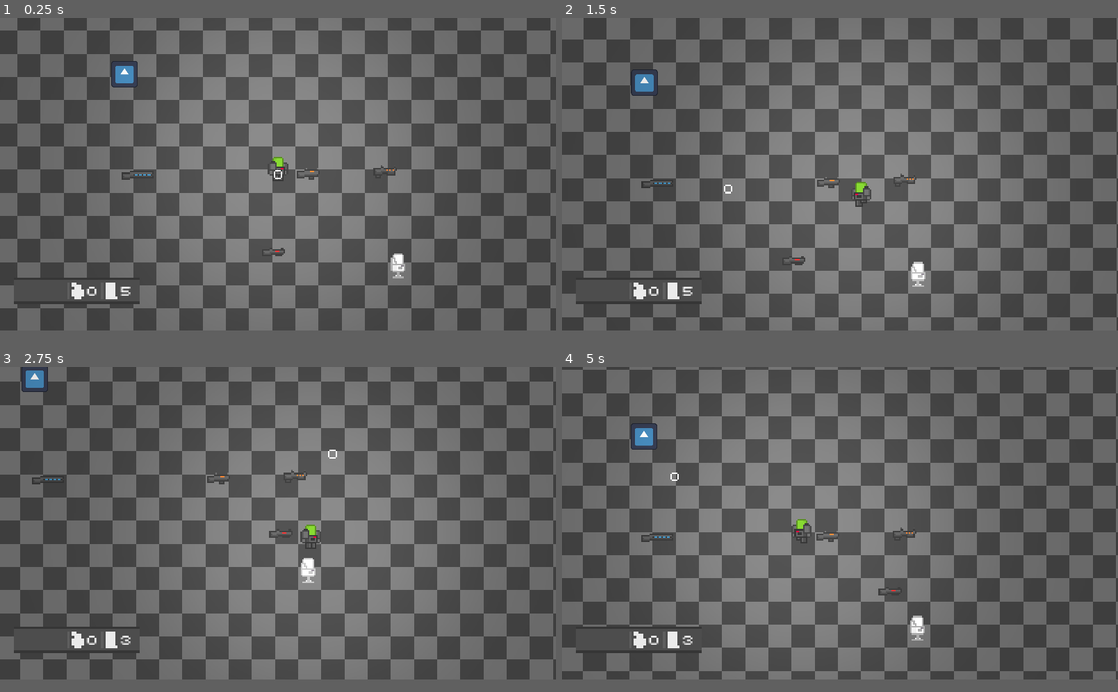
Above: before the commit, frames 1-4 (two rows, left to right).
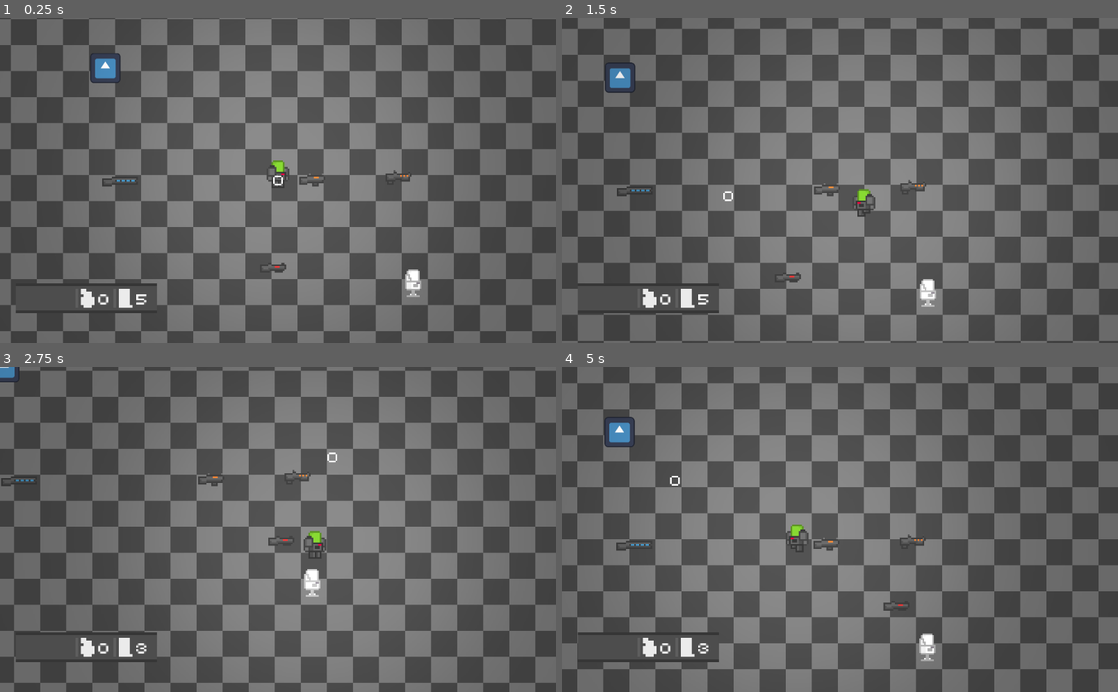
Above: after the commit, the same moments.

Repository: FlexTechDev/TheTitanProject
Game: Godot game, scene res://scenes/testing/playground.tscn
The game is run twice, just before and just after one commit, with the same random seed, the same clock (stepped at 60 frames per second) and the same inputs. The engine's default icon, where the game draws it, is replaced by a stand-in: a white triangle on a blue panel in a dark square.
Inputs (mouse positions are in pixels of both pictures, inside the frame that each line leads up to):
- Up to frame 1 (0.25 s): no input
- Up to frame 2 (1.5 s): tap Enter at 0.5 s; move the mouse to (962, 157) at 0.52 s; hold D (right) 0.53-1.28 s; hold Q (drop) 0.53-1.28 s; click (962, 157) at 0.67 s; tap Space (jump) at 0.77 s; move the mouse to (728, 190) at 1.27 s; hold S (down) from 1.28 s (still down); tap Q (drop) at 1.35 s
- Up to frame 3 (2.75 s): tap Space (jump) at 1.52 s; move the mouse to (333, 454) at 2.02 s; release S (down) at 2.03 s; hold D (right) from 2.03 s (still down); hold E (interact) from 2.03 s (still down); tap Q (drop) at 2.3 s
- Up to frame 4 (5 s): move the mouse to (812, 584) at 2.77 s; release D (right) at 2.78 s; release E (interact) at 2.78 s; hold W (up) 2.78-3.53 s; click (812, 584) at 2.85 s; tap Space (jump) at 3.02, 3.77, 4.52 s; tap Q (drop) at 3.05, 4.35 s; move the mouse to (1006, 568) at 3.52 s; hold Q (drop) 3.53-4.28 s; hold A (left) from 3.53 s (still down); move the mouse to (673, 477) at 4.27 s
In our replay, the window is 800x450 before the commit and 800x468 after it. These sizes can differ from the game's own. Grey fills any space a smaller window leaves; there, only what the larger window draws over its background counts as a difference.

The runs differ from the first frame. In frame 1, 52% of the frame differs, in the area x 0-100%, y 0-100%; in frame 2, 52%; in frame 3, 52%; in frame 4, 53%.

Commit message:
ship_exists

Diff:
--- a/project.godot
+++ b/project.godot
@@ -17,7 +17,9 @@
 
 [display]
 
-window/stretch/mode="canvas_items"
+window/size/viewport_width=1024
+window/size/viewport_height=600
+window/stretch/mode="viewport"
 window/stretch/aspect="expand"
 
 [editor_plugins]
--- a/scenes/player/player.tscn
+++ b/scenes/player/player.tscn
@@ -60,7 +60,7 @@
 [sub_resource type="CircleShape2D" id="CircleShape2D_xkkfm"]
 radius = 40.0
 
-[node name="Node2D" type="Node2D" node_paths=PackedStringArray("titan_controller", "titan_camera", "titan_aim_manager", "titan_animator", "titan_inventory_manager", "titan_input_controller", "titan_visual_manager")]
+[node name="Titan" type="Node2D" node_paths=PackedStringArray("titan_controller", "titan_camera", "titan_aim_manager", "titan_animator", "titan_inventory_manager", "titan_input_controller", "titan_visual_manager")]
 script = ExtResource("1_6piqb")
 titan_controller = NodePath("TitanController")
 titan_camera = NodePath("TitanCamera")
--- /dev/null
+++ b/scenes/ship/drop_pod_front_facing.tscn
@@ -0,0 +1,19 @@
+[gd_scene load_steps=4 format=3 uid="uid://dwg3qta0oyn5e"]
+
+[ext_resource type="Script" path="res://scripts/ship/drop_pod_enter.gd" id="1_7mxbi"]
+[ext_resource type="Texture2D" uid="uid://cuxo6a4gdjmtx" path="res://assets/levels/drop_pods_enter.png" id="2_sy5r0"]
+
+[sub_resource type="RectangleShape2D" id="RectangleShape2D_f7tgb"]
+size = Vector2(32, 30)
+
+[node name="drop_pod_front_facing" type="StaticBody2D"]
+z_index = -4
+script = ExtResource("1_7mxbi")
+
+[node name="Sprite2D" type="Sprite2D" parent="."]
+texture_filter = 1
+texture = ExtResource("2_sy5r0")
+
+[node name="CollisionShape2D" type="CollisionShape2D" parent="."]
+position = Vector2(0, -1)
+shape = SubResource("RectangleShape2D_f7tgb")
--- /dev/null
+++ b/scenes/ship/drop_pod_rear_facing.tscn
@@ -0,0 +1,19 @@
+[gd_scene load_steps=4 format=3 uid="uid://bgg0qqudvvts4"]
+
+[ext_resource type="Script" path="res://scripts/ship/drop_pod_enter.gd" id="1_t1pp7"]
+[ext_resource type="Texture2D" uid="uid://bo1svbton07mv" path="res://assets/levels/drop_pods_enter_back.png" id="2_5idpn"]
+
+[sub_resource type="RectangleShape2D" id="RectangleShape2D_f7tgb"]
+size = Vector2(32, 16.5)
+
+[node name="drop_pod_rear_facing" type="StaticBody2D"]
+z_index = 4
+script = ExtResource("1_t1pp7")
+
+[node name="Sprite2D" type="Sprite2D" parent="."]
+texture_filter = 1
+texture = ExtResource("2_5idpn")
+
+[node name="CollisionShape2D" type="CollisionShape2D" parent="."]
+position = Vector2(0, 24)
+shape = SubResource("RectangleShape2D_f7tgb")
--- /dev/null
+++ b/scenes/ship/lobby_ship.tscn
@@ -0,0 +1,118 @@
+[gd_scene load_steps=11 format=3 uid="uid://dyd4m0hr0h1as"]
+
+[ext_resource type="Texture2D" uid="uid://fu7y2m7sk31g" path="res://assets/levels/menu_ship.png" id="1_mxhdc"]
+[ext_resource type="PackedScene" uid="uid://dwg3qta0oyn5e" path="res://scenes/ship/drop_pod_front_facing.tscn" id="2_r85k5"]
+[ext_resource type="PackedScene" uid="uid://bgg0qqudvvts4" path="res://scenes/ship/drop_pod_rear_facing.tscn" id="3_ajtqf"]
+[ext_resource type="PackedScene" uid="uid://ccf4pxcrfwi4q" path="res://scenes/player/player.tscn" id="4_tqojt"]
+
+[sub_resource type="SegmentShape2D" id="SegmentShape2D_y3fjr"]
+b = Vector2(0, 112)
+
+[sub_resource type="SegmentShape2D" id="SegmentShape2D_wxtt3"]
+b = Vector2(0, 61)
+
+[sub_resource type="SegmentShape2D" id="SegmentShape2D_441uf"]
+b = Vector2(0, 37)
+
+[sub_resource type="SegmentShape2D" id="SegmentShape2D_07oye"]
+b = Vector2(0, 32.5269)
+
+[sub_resource type="SegmentShape2D" id="SegmentShape2D_sdhqw"]
+a = Vector2(1.52588e-05, 0)
+b = Vector2(1.52588e-05, 87)
+
+[sub_resource type="SegmentShape2D" id="SegmentShape2D_fesqb"]
+b = Vector2(-7.62939e-06, 178)
+
+[node name="lobby_ship" type="Node2D"]
+
+[node name="MenuShip" type="Sprite2D" parent="."]
+z_index = -5
+texture_filter = 1
+position = Vector2(103, -8)
+texture = ExtResource("1_mxhdc")
+
+[node name="Environment" type="Node" parent="."]
+
+[node name="CanvasModulate" type="CanvasModulate" parent="Environment"]
+color = Color(0.152941, 0.152941, 0.152941, 1)
+
+[node name="DirectionalLight2D" type="DirectionalLight2D" parent="Environment"]
+energy = 0.75
+
+[node name="Node2D" type="Node2D" parent="."]
+
+[node name="drop_pod_front_facing" parent="Node2D" instance=ExtResource("2_r85k5")]
+position = Vector2(-35, -72)
+
+[node name="drop_pod_front_facing2" parent="Node2D" instance=ExtResource("2_r85k5")]
+position = Vector2(35, -72)
+
+[node name="drop_pod_rear_facing" parent="Node2D" instance=ExtResource("3_ajtqf")]
+position = Vector2(-35, 40)
+
+[node name="drop_pod_rear_facing2" parent="Node2D" instance=ExtResource("3_ajtqf")]
+position = Vector2(35, 40)
+
+[node name="Titan" parent="." instance=ExtResource("4_tqojt")]
+position = Vector2(-3, 1)
+
+[node name="ShipCollision" type="StaticBody2D" parent="."]
+
+[node name="CollisionShape2D" type="CollisionShape2D" parent="ShipCollision"]
+position = Vector2(-102, -65)
+shape = SubResource("SegmentShape2D_y3fjr")
+
+[node name="CollisionShape2D2" type="CollisionShape2D" parent="ShipCollision"]
+position = Vector2(227, -39)
+shape = SubResource("SegmentShape2D_wxtt3")
+
+[node name="CollisionShape2D3" type="CollisionShape2D" parent="ShipCollision"]
+position = Vector2(227, 23)
+rotation = 0.785398
+shape = SubResource("SegmentShape2D_441uf")
+
+[node name="CollisionShape2D4" type="CollisionShape2D" parent="ShipCollision"]
+position = Vector2(202, -57)
+rotation = -0.785398
+shape = SubResource("SegmentShape2D_441uf")
+
+[node name="CollisionShape2D7" type="CollisionShape2D" parent="ShipCollision"]
+position = Vector2(96, -80)
+rotation = -0.785398
+shape = SubResource("SegmentShape2D_07oye")
+
+[node name="CollisionShape2D10" type="CollisionShape2D" parent="ShipCollision"]
+position = Vector2(-101, 48)
+rotation = -0.785398
+shape = SubResource("SegmentShape2D_07oye")
+
+[node name="CollisionShape2D8" type="CollisionShape2D" parent="ShipCollision"]
+position = Vector2(95, 71)
+rotation = -2.35619
+shape = SubResource("SegmentShape2D_07oye")
+
+[node name="CollisionShape2D9" type="CollisionShape2D" parent="ShipCollision"]
+position = Vector2(-102, -57)
+rotation = -2.35619
+shape = SubResource("SegmentShape2D_07oye")
+
+[node name="CollisionShape2D5" type="CollisionShape2D" parent="ShipCollision"]
+position = Vector2(119, -57)
+rotation = -1.5708
+shape = SubResource("SegmentShape2D_sdhqw")
+
+[node name="CollisionShape2D11" type="CollisionShape2D" parent="ShipCollision"]
+position = Vector2(-82, -80)
+rotation = -1.5708
+shape = SubResource("SegmentShape2D_fesqb")
+
+[node name="CollisionShape2D12" type="CollisionShape2D" parent="ShipCollision"]
+position = Vector2(-83, 71)
+rotation = -1.5708
+shape = SubResource("SegmentShape2D_fesqb")
+
+[node name="CollisionShape2D6" type="CollisionShape2D" parent="ShipCollision"]
+position = Vector2(118, 48)
+rotation = -1.5708
+shape = SubResource("SegmentShape2D_sdhqw")
--- a/scenes/testing/playground.tscn
+++ b/scenes/testing/playground.tscn
@@ -13,7 +13,7 @@
 
 [node name="playground" type="Node2D"]
 
-[node name="Node2D" parent="." instance=ExtResource("1_yl2nx")]
+[node name="Titan" parent="." instance=ExtResource("1_yl2nx")]
 position = Vector2(265, 118)
 
 [node name="AA12AssaultRifle" parent="." instance=ExtResource("2_26055")]
--- /dev/null
+++ b/scripts/ship/drop_pod_enter.gd
@@ -0,0 +1,3 @@
+extends StaticBody2D
+
+class_name DropPodEnter;
Binary file added: assets/levels/drop_pods_enter.ase
Binary file added: assets/levels/drop_pods_enter.png
Not shown, added: assets/levels/drop_pods_enter.png.import
Binary file added: assets/levels/drop_pods_enter_back.ase
Binary file added: assets/levels/drop_pods_enter_back.png
Not shown, added: assets/levels/drop_pods_enter_back.png.import
Binary file added: assets/levels/menu_ship.ase
Binary file added: assets/levels/menu_ship.png
Not shown, added: assets/levels/menu_ship.png.import
Binary file added: assets/titan/Titan1.png
Not shown, added: assets/titan/Titan1.png.import
Binary file added: assets/titan/Titan2.png
(and 13 more such lines)
